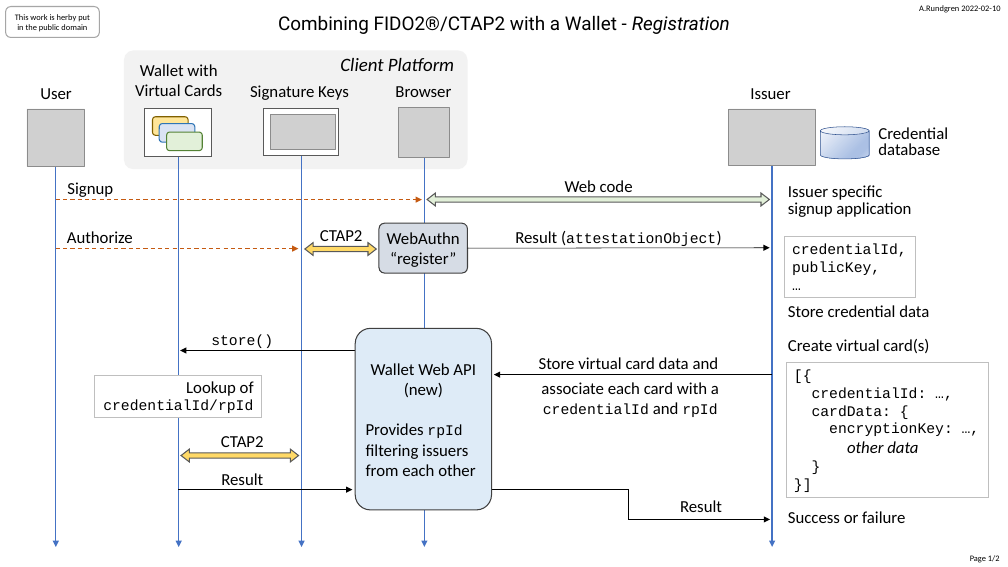
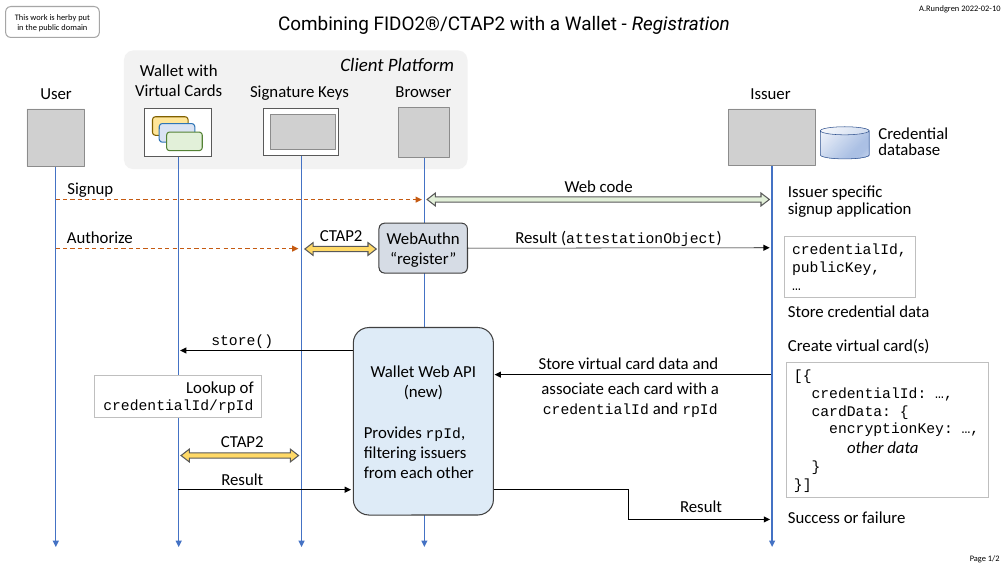
Before and after one commit to fido-web-pay/specification, a slide deck: slide 1 of fido-wallet-a.rundgren.pptx. Drawn at 1008x567 pixels with LibreOffice and Linux fonts; fonts in the diff are those of the drawing; grey boxes stand for pictures. Boxes give left, top, right and bottom in pixels: in the first picture for what was removed or moved away, otherwise in the second. Text is boxed around its words. In the diff, an @@ line names an element or a change of style, - is before the commit and + after.

```diff
--- a/fido-wallet-a.rundgren.pptx
+++ b/fido-wallet-a.rundgren.pptx
@@ rounded rectangle "Wallet Web API (new)": place and size @@
-rounded rectangle "Wallet Web API (new)" at box(355, 328, 492, 510)
+rounded rectangle "Wallet Web API (new)" at box(353, 327, 493, 515)
@@ text in rounded rectangle at box(364, 426, 466, 461): text changed @@
-Provides rpId
-filtering issuers
+Provides rpId,
+filtering issuers
```
Also in this commit, not shown: 1 other file.
